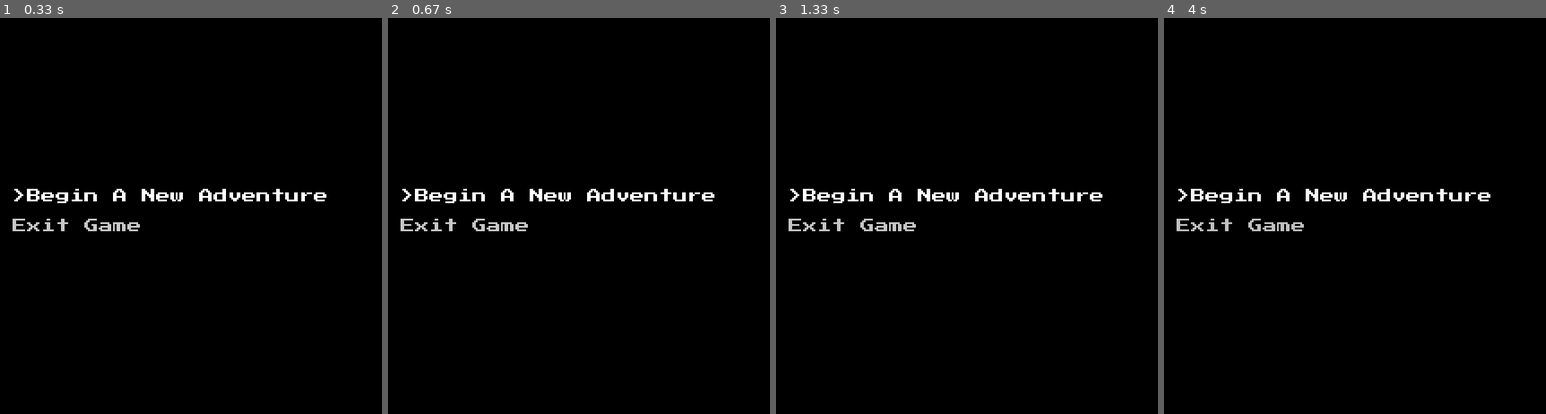
Above: before the commit, frames 1-4 (left to right).
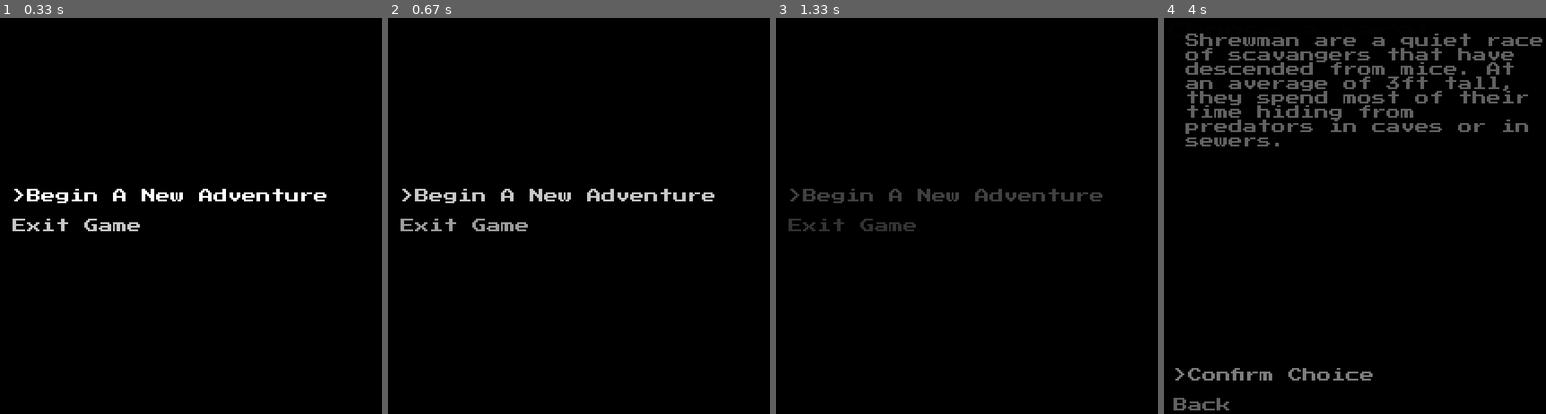
Above: after the commit, the same moments.

Repository: Cyborger/PygameTextRPG
Game: pygame game, started from launcher.py
Same seed, same stepped clock (60 frames per second), same inputs: the game is played once before the commit and once after it.
Inputs:
- Up to frame 1 (0.33 s): no input
- Up to frame 2 (0.67 s): click "Begin A New Adventure" at 0.38 s
- Up to frame 3 (1.33 s): no input
- Up to frame 4 (4 s): tap Enter at 3.42 s

Frame 1 is identical in both runs. In frame 2, 1.3% of the frame differs, in the area x 3-86%, y 43-54%; in frame 3, 1.3%; in frame 4, 8.4%, in the area x 2-100%, y 3-100%.

Commit message:
A bunch of cleaning up

Diff:
--- a/core/display.py
+++ b/core/display.py
@@ -1,7 +1,5 @@
 import pygame
 
-
-# TODO: Make fading rate universal across computers of different speeds
 
 class Display:
     def __init__(self, width, height):
@@ -27,28 +25,20 @@
     def fadeOut(self, interval):
         self.fade(interval, fadingIn = False)
 
-    # 0 = transparent
-    # 255 = opaque
     def fade(self, interval, fadingIn = True):
-        """ fadeType is either 'out' or 'in' """
-        intervalMS = interval * 1000.0
-        print("Must take %sms to finish" % intervalMS)
         fadingSurface = pygame.Surface((self.width, self.height))
         currentDisplay = self.display.copy()
         startTime = pygame.time.get_ticks()
-        print("Current time: %s" % startTime )
+        intervalMS = interval * 1000.0
         timePassed = 0.0
         while timePassed < intervalMS:
-            progress = timePassed / intervalMS
-            alpha = int(progress * 255.0)
+            alpha = int(255 * timePassed / intervalMS)
             if fadingIn:
-                alpha = 255 - alpha
-            fadingSurface.set_alpha(alpha)
+                fadingSurface.set_alpha(255 - alpha)  # Invert alpha
+            else:
+                fadingSurface.set_alpha(alpha)
             self.draw(currentDisplay)
             self.draw(fadingSurface)
             pygame.display.flip()
-            currentTime = pygame.time.get_ticks()
-            timePassed = (currentTime - startTime)
-            print("Current time is: %s" % currentTime)
-            print("Start time is: %s" % startTime)
-            print("So %s have passed" % timePassed)
+            timePassed = pygame.time.get_ticks() - startTime
+        pygame.event.clear()
--- a/core/game.py
+++ b/core/game.py
@@ -4,6 +4,8 @@
 from states.characterCreationState import CharacterCreationState
 from states.locationState import LocationState
 
+
+#TODO: Consider handling events while fading
 
 class Game:
     def __init__(self):
@@ -26,9 +28,12 @@
         self.exit()
 
     def changeMenu(self, menuPath):
-        splitPath = menuPath.split("/")
-        self.currentState = self.getState(splitPath[0])
-        self.currentState.changeMenu(splitPath[1])
+        if "/" in menuPath:
+            splitPath = menuPath.split("/")
+            self.currentState = self.getState(splitPath[0])
+            self.currentState.changeMenu(splitPath[1])
+        else:
+            self.currentState.changeMenu(menuPath)
 
     def getState(self, stateName):
         for state in self.states:
@@ -37,18 +42,18 @@
         raise StateNotFoundException(stateName)
 
     def getMenu(self, menuPath):
-        splitPath = menuPath.split("/")
+        splitPath = self.splitMenuPath(menuPath)
         return self.getState(splitPath[0]).getMenu(splitPath[1])
 
-    def fadeMenuChange(self, menuPath, fadeRate=2.0):
-        self.display.fadeOut(fadeRate)
+    def fadeMenuChange(self, menuPath, duration="normal"):
+        timeToFade = {"fast" : 0.75, "normal" : 1.5, "slow" : 2.5}[duration]
+        self.display.fadeOut(timeToFade / 2.0)
         self.changeMenu(menuPath)
         self.currentState.currentMenu.render()
-        self.display.fadeIn(fadeRate)
-
+        self.display.fadeIn(timeToFade / 2.0)
 
     def exit(self):
-        self.display.fadeIn(2.0)
+        self.display.fadeOut(1.0)
 
 
 class StateNotFoundException(Exception):
--- a/core/state.py
+++ b/core/state.py
@@ -1,3 +1,6 @@
+import pygame
+
+
 class State:
     def __init__(self, name, game):
         self.name = name
@@ -18,6 +21,8 @@
     def changeMenu(self, menuName):
         self.currentMenu = self.getMenu(menuName)
         self.currentMenu.isNowCurrentMenu()
+        self.currentMenu.navigationHandler.buttonSelection = 0
+        self.currentMenu.navigationHandler.updateButtons(pygame.mouse.get_pos())
         self.currentMenu.navigationHandler.updateButtonFocus()
 
     def getRoot(self):
--- a/menus/classConfirmationMenu.py
+++ b/menus/classConfirmationMenu.py
@@ -6,20 +6,16 @@
 class ClassConfirmationMenu(Menu):
     def __init__(self, parentState):
         super().__init__("classConfirmationMenu", parentState)
-        self.classDescription = None
         self.addButtons(LabelButton("Confirm Choice", 20, 600, self.nextMenu),
                         LabelButton("Back", 20, 650, self.goBack))
 
     def isNowCurrentMenu(self):
         self.labels[:] = []
         description = self.getParent().newPlayer.playerClass.description
-        self.addLabels(MultilineLabel(description, 40, 40, maxWidth=600,
-                                     fontSize=24))
+        self.addLabels(MultilineLabel(description, 40, 40, maxWidth=600))
 
     def nextMenu(self):
-        nextMenu = "characterCreationState/nameChoosingMenu"
-        self.getRoot().fadeMenuChange(nextMenu, fadeRate=3)
+        self.getRoot().fadeMenuChange("nameChoosingMenu")
 
     def goBack(self):
-        previousMenu = "characterCreationState/classSelectionMenu"
-        self.getRoot().fadeMenuChange(previousMenu, fadeRate=3)
+        self.getRoot().fadeMenuChange("classSelectionMenu", "fast")
--- a/menus/classSelectionMenu.py
+++ b/menus/classSelectionMenu.py
@@ -24,8 +24,7 @@
 
     def chooseClass(self, playerClass):
         self.getParent().newPlayer.playerClass = playerClass
-        self.getRoot().fadeMenuChange("characterCreationState/classConfirmationMenu",
-                                      fadeRate=3)
+        self.getRoot().fadeMenuChange("classConfirmationMenu", "fast")
+
     def goBack(self):
-        previousMenu = "characterCreationState/raceSelectionMenu"
-        self.getRoot().fadeMenuChange(previousMenu, fadeRate=3)
+        self.getRoot().fadeMenuChange("raceSelectionMenu")
--- a/menus/mainLocationMenu.py
+++ b/menus/mainLocationMenu.py
@@ -16,15 +16,13 @@
         self.addSurfaces(Surface(currentLocationImage, 425, 200))
 
     def goToTravelMenu(self):
-        self.getRoot().fadeMenuChange("locationState/travelMenu", fadeRate=4)
+        self.getRoot().fadeMenuChange("travelMenu", "fast")
 
     def rest(self):
-        self.getRoot().fadeMenuChange("locationState/mainLocationMenu",
-                                      fadeRate = 1)
+        self.getRoot().fadeMenuChange("mainLocationMenu")
 
     def playerStats(self):
-        self.getRoot().fadeMenuChange("locationState/playerInfoMenu",
-                                      fadeRate=4)
+        self.getRoot().fadeMenuChange("playerInfoMenu", "fast")
 
     def placeholder(self):
         pass
--- a/menus/nameChoosingMenu.py
+++ b/menus/nameChoosingMenu.py
@@ -19,8 +19,7 @@
             newPlayer.name = self.nameInputField.getContent()
             self.getRoot().getState("locationState").player = newPlayer
             self.getRoot().fadeMenuChange("locationState/mainLocationMenu",
-                                          fadeRate = 1)
+                                          "slow")
 
     def goBack(self):
-        newMenu = "characterCreationState/classSelectionMenu"
-        self.getRoot().fadeMenuChange(newMenu, fadeRate=3)
+        self.getRoot().fadeMenuChange("classSelectionMenu")
--- a/menus/playerInfoMenu.py
+++ b/menus/playerInfoMenu.py
@@ -21,5 +21,4 @@
         self.addButtons(LabelButton("Back", 10, 650, self.goBack))
 
     def goBack(self):
-        self.getRoot().fadeMenuChange("locationState/mainLocationMenu",
-                                      fadeRate=4)
+        self.getRoot().fadeMenuChange("mainLocationMenu", "fast")
--- a/menus/raceConfirmationMenu.py
+++ b/menus/raceConfirmationMenu.py
@@ -11,13 +11,10 @@
     def isNowCurrentMenu(self):
         self.labels[:] = []
         description = self.getParent().newPlayer.race.description
-        self.addLabels(MultilineLabel(description, 40, 40, maxWidth=600,
-                                     fontSize=24))
+        self.addLabels(MultilineLabel(description, 40, 40, maxWidth=600))
 
     def nextMenu(self):
-        nextMenu = "characterCreationState/classSelectionMenu"
-        self.getRoot().fadeMenuChange(nextMenu, fadeRate=3)
+        self.getRoot().fadeMenuChange("classSelectionMenu")
 
     def goBack(self):
-        previousMenu = "characterCreationState/raceSelectionMenu"
-        self.getRoot().fadeMenuChange(previousMenu, fadeRate=3)
+        self.getRoot().fadeMenuChange("raceSelectionMenu", "fast")
--- a/menus/raceSelectionMenu.py
+++ b/menus/raceSelectionMenu.py
@@ -9,7 +9,7 @@
     def __init__(self, parentState):
         super().__init__("raceSelectionMenu", parentState)
         self.races = JSONLoader.loadJSONFile("races", Race)
-        self.addLabels(Label("Choose a race: ", 10, 20, fontSize = 32))
+        self.addLabels(Label("Choose a race: ", 10, 20, fontSize=32))
         self.createButtons()
 
     def createButtons(self):
@@ -23,9 +23,7 @@
 
     def chooseRace(self, race):
         self.getParent().newPlayer.race = race
-        nextMenu = "characterCreationState/raceConfirmationMenu"
-        self.getRoot().fadeMenuChange(nextMenu, fadeRate=3)
+        self.getRoot().fadeMenuChange("raceConfirmationMenu", "fast")
 
     def goBack(self):
-        previousMenu = "titleMenuState/titleMenu"
-        self.getRoot().fadeMenuChange(previousMenu, fadeRate=3)
+        self.getRoot().fadeMenuChange("titleMenuState/titleMenu")
--- a/menus/titleMenu.py
+++ b/menus/titleMenu.py
@@ -13,7 +13,7 @@
 
     def newGame(self):
         newMenu = "characterCreationState/raceSelectionMenu"
-        self.getRoot().fadeMenuChange(newMenu, fadeRate=100.0)
+        self.getRoot().fadeMenuChange(newMenu, "slow")
 
     def exit(self):
         self.getRoot().running = False
--- a/menus/travelMenu.py
+++ b/menus/travelMenu.py
@@ -22,9 +22,7 @@
 
     def travel(self, location):
         self.getParent().currentLocation = location
-        self.getRoot().fadeMenuChange("locationState/mainLocationMenu",
-                                      fadeRate=1)
+        self.getRoot().fadeMenuChange("mainLocationMenu")
 
     def goBack(self):
-        self.getRoot().fadeMenuChange("locationState/mainLocationMenu",
-                                      fadeRate=4)
+        self.getRoot().fadeMenuChange("mainLocationMenu")
